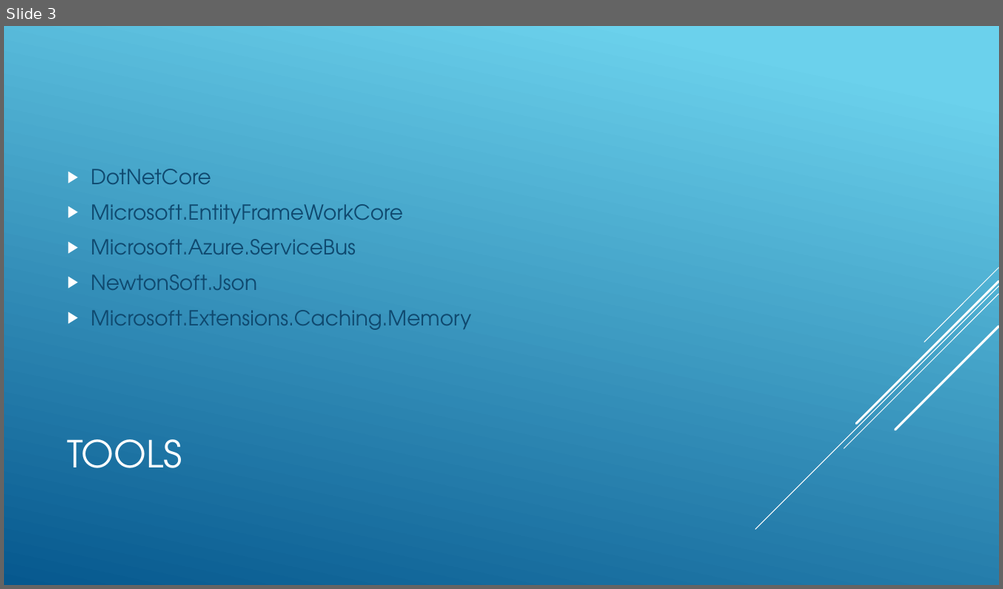
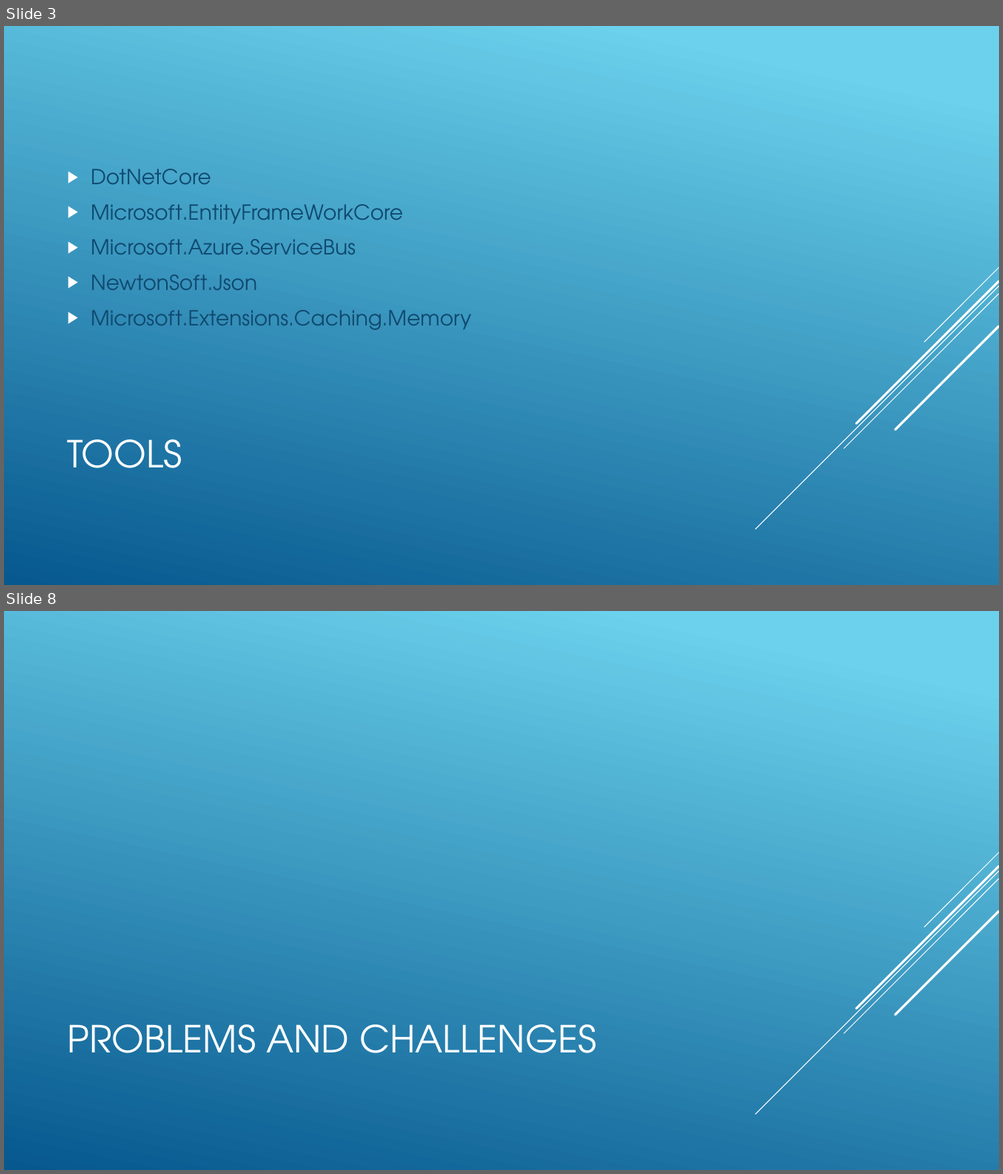
Before and after one commit to FTheron/LearningHub, a slide deck: LearningHubInReview.pptx. Shown one above the other, each under a label of ours: slide 3 before the commit, slides 3 and 8 after it; the slides between them are not shown. The pictures are 1003x589 and 1003x1174 pixels, drawn with LibreOffice and Linux fonts; fonts in the diff are those of the drawing. Boxes give left, top, right and bottom in pixels: in the first picture for what was removed or moved away, otherwise in the second. Text is boxed around its words. In the diff, an @@ line names an element or a change of style, - is before the commit and + after.

```diff
--- a/LearningHubInReview.pptx
+++ b/LearningHubInReview.pptx
@@ slide 8 added at (x1=4, y1=611, x2=999, y2=1170), background gradient #6ED2EB to #06588E; not listed: 5 template elements that a slide beside it also shows @@
@@ title added at (x1=68, y1=1025, x2=596, y2=1054), 36 pt, text #FFFFFF @@
+PROBLEMS AND CHALLENGES
```
Also in this commit, not shown: 1 slide changed, 4 other slides added.
